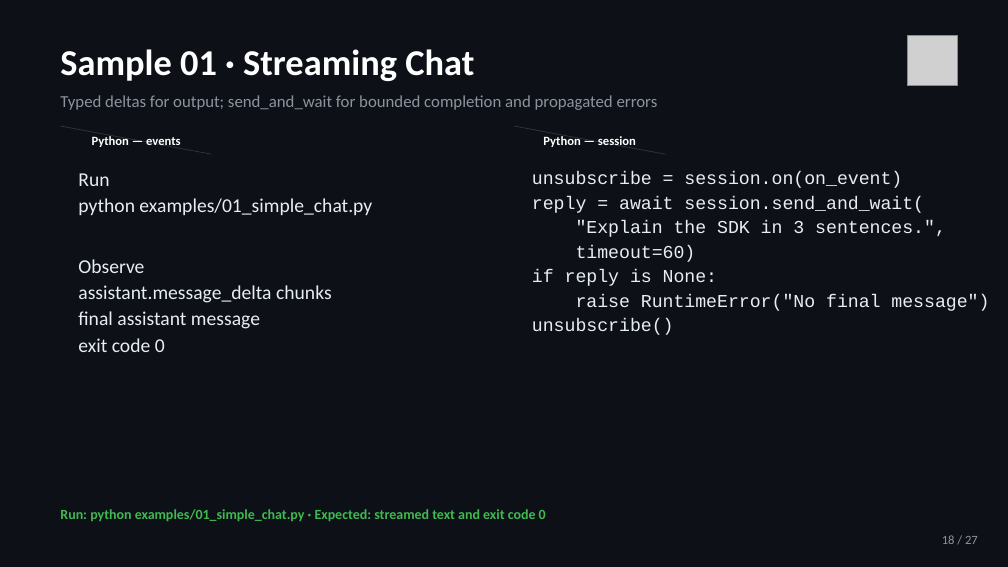
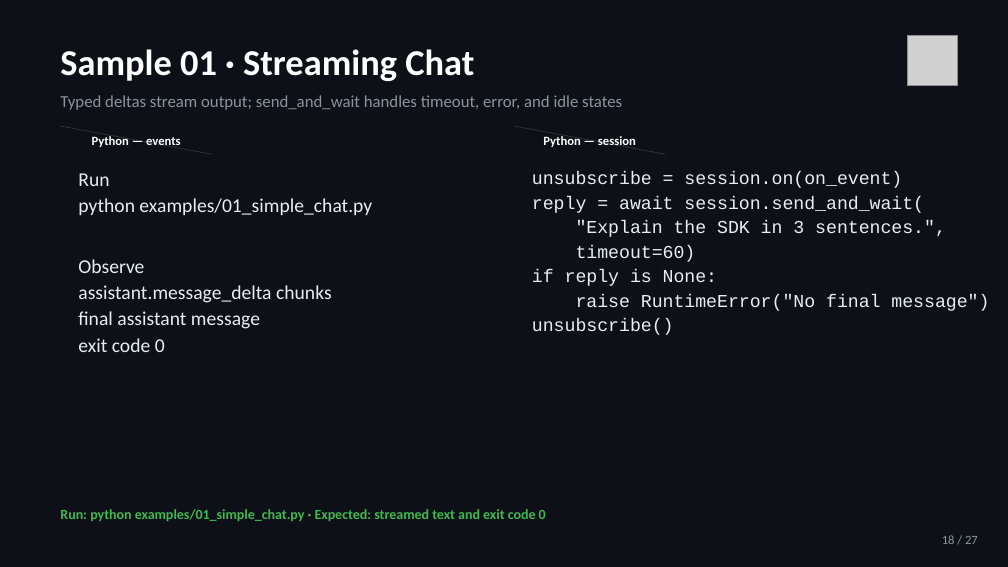
Before and after one commit to jeffrey-groneberg/ghcp_sdk, a slide deck: slide 18 of GitHub-Copilot-SDK.pptx. Drawn at 1008x567 pixels with LibreOffice and Linux fonts; fonts in the diff are those of the drawing; grey boxes stand for pictures. Boxes give left, top, right and bottom in pixels: in the first picture for what was removed or moved away, otherwise in the second. Text is boxed around its words. In the diff, an @@ line names an element or a change of style, - is before the commit and + after.

```diff
--- a/GitHub-Copilot-SDK.pptx
+++ b/GitHub-Copilot-SDK.pptx
@@ text at box(60, 95, 622, 110): text changed @@
-Typed deltas for output; send_and_wait for bounded completion and propagated errors
+Typed deltas stream output; send_and_wait handles timeout, error, and idle states
```
Also in this commit, not shown: 18 other slides changed, 1 other file.
